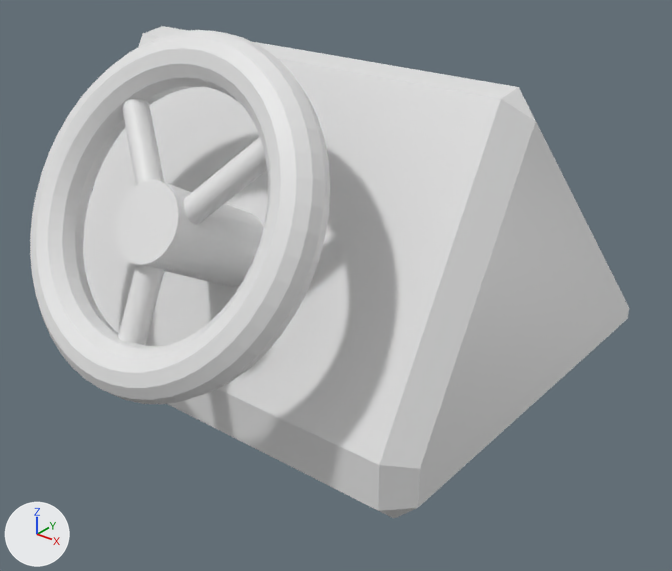
Before and after pictures for a commit that changed the Blender file Assets/Groups/Group S/Models/raws/steering_wheel.blend.
One viewpoint serves both versions: a camera (50 mm lens) standing at (2.39, -3.1, 1.21) and looking at (0.07, -0.19, -0.59). Lighting does not change. The marker at lower left points along +X, +Y and +Z.

Script lines for the objects in view, before the commit:
```python
me_cube = bpy.data.meshes.new('Cube')
me_cube.from_pydata(...)  # 28 vertices, 29 faces; spans x -1.0..1.0, y -1.0..1.0, z -1.0..0.43
me_cube.materials.append(mat_material)  # white #e7e7e7
me_cylinder = bpy.data.meshes.new('Cylinder')
me_cylinder.from_pydata(...)  # 128 vertices, 66 faces; spans x -0.15..0.15, y -0.508..0.508, z -0.38..0.38
me_torus = bpy.data.meshes.new('Torus')
me_torus.from_pydata(...)  # 576 vertices, 576 faces; spans x -0.67..0.67, y -0.385..0.385, z -0.594..0.594
ob_cube = bpy.data.objects.new('Cube', me_cube)
ob_cube.location = (0.0, 0.0, 0.0)
ob_cylinder = bpy.data.objects.new('Cylinder', me_cylinder)
ob_cylinder.location = (0.0, -0.73, -0.25)
ob_torus = bpy.data.objects.new('Torus', me_torus)
ob_torus.location = (0.0, -1.065, 0.0)
# also in view: 'Cylinder.001' at (-0.23, -0.96, 0.19); 'Cylinder.003' at (0.0, -1.22, -0.3); 'Cylinder.002' at (0.24, -0.96, 0.16)
```
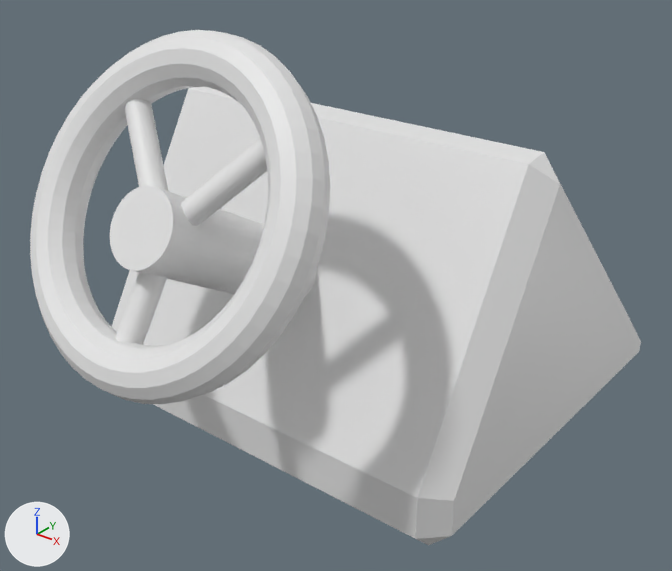
The newer file is also rescaled (x0.25), turned or shifted as a whole; pictures and numbers use the older file's frame.

The change, as a list of edits to the scene's bpy script:
```text
Change me_cube:
    where me_cube.from_pydata(...)  # 28 vertices, 29 faces; spans x -1.0..1.0, y -1.0..1.0, z -1.0..0.43
    used by ob_cube; location = (0.0, 0.0, 0.0)
    me_cube part 1: the whole mesh is moved by (0.0, 0.25, -0.29)
Change me_cylinder:
    where me_cylinder.from_pydata(...)  # 128 vertices, 66 faces; spans x -0.15..0.15, y -0.508..0.508, z -0.38..0.38
    used by ob_cylinder; location = (0.0, -0.73, -0.25)
    me_cylinder part 2: the whole mesh is moved by (0.0, -0.026, -0.014)
```

Changed parts and their boxes (x1, y1, x2, y2) in the pictures (672 x 571 px):
'Cube', mesh moved
    before: (83, 26, 629, 518)
    after: (112, 87, 641, 545)
'Cylinder', mesh moved
    before: (115, 180, 263, 287)
    after: (110, 186, 317, 296)
